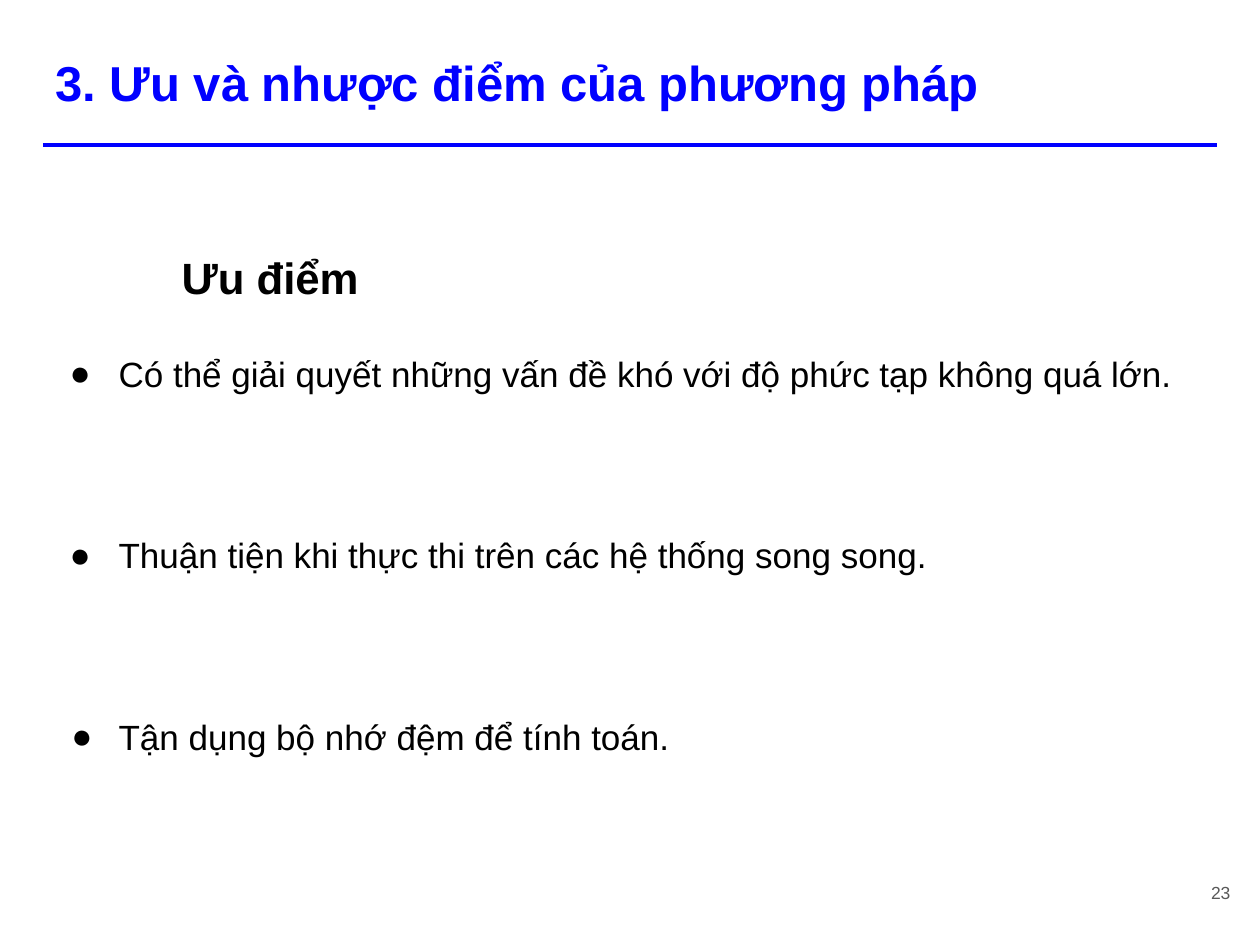
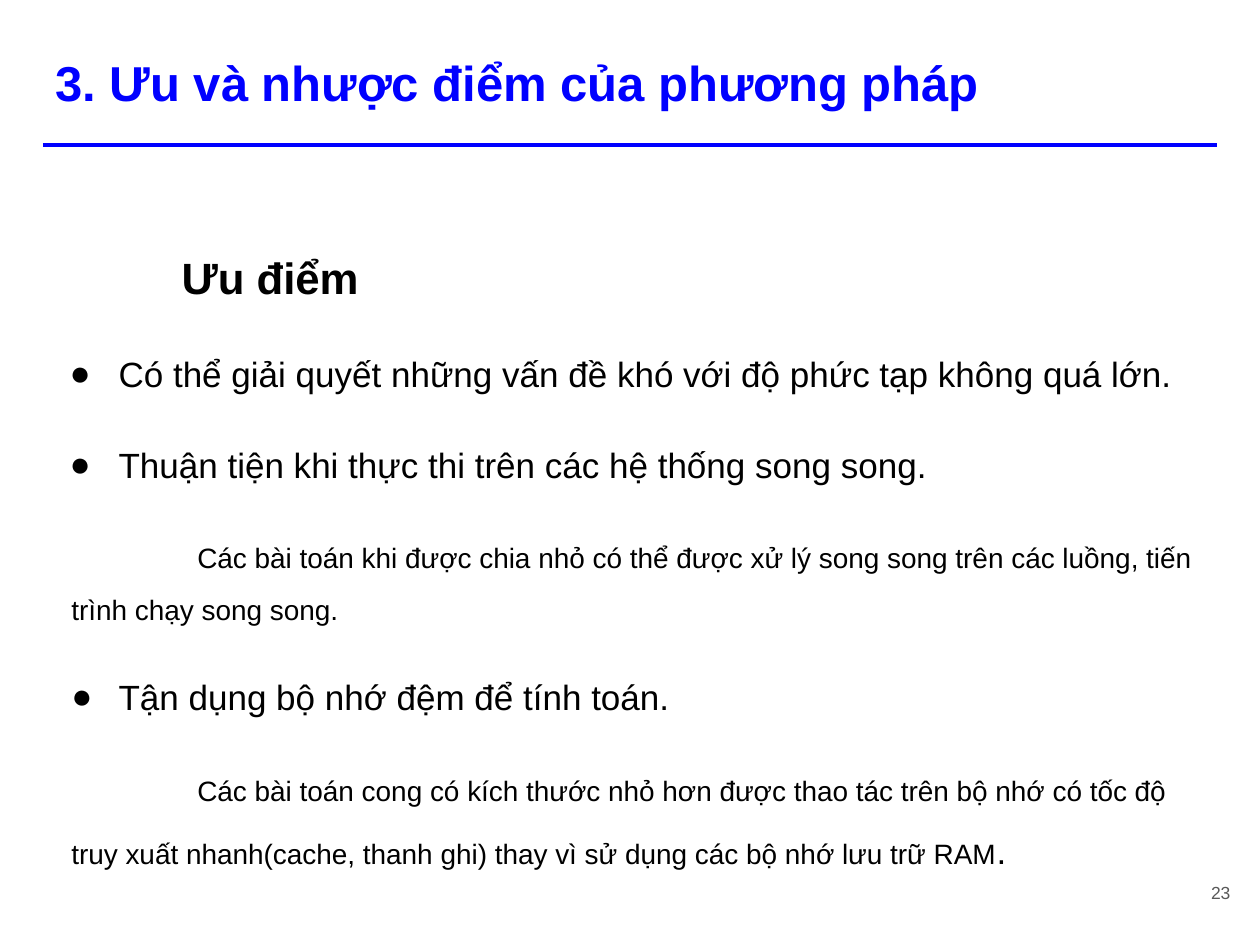
Before and after one commit to tiennvcs/CS112.L11.KHTN-DesignAnalysisAlgorithm, a slide deck: slide 23 of Seminar/[Seminar] Divide and Conquer.pptx. Drawn at 1260x945 pixels with LibreOffice and Linux fonts; fonts in the diff are those of the drawing. Boxes give left, top, right and bottom in pixels: in the first picture for what was removed or moved away, otherwise in the second. Text is boxed around its words. In the diff, an @@ line names an element or a change of style, - is before the commit and + after.

```diff
--- a/Seminar/[Seminar] Divide and Conquer.pptx
+++ b/Seminar/[Seminar] Divide and Conquer.pptx
@@ text at (71, 547, 1191, 625): paragraph added @@
+Các bài toán khi được chia nhỏ có thể được xử lý song song trên các luồng, tiến trình chạy song song.
@@ text at (71, 779, 1166, 869): paragraph added @@
+Các bài toán cong có kích thước nhỏ hơn được thao tác trên bộ nhớ có tốc độ truy xuất nhanh(cache, thanh ghi) thay vì sử dụng các bộ nhớ lưu trữ RAM.
```
Also in this commit, not shown: 2 other slides changed, 1 other file.
